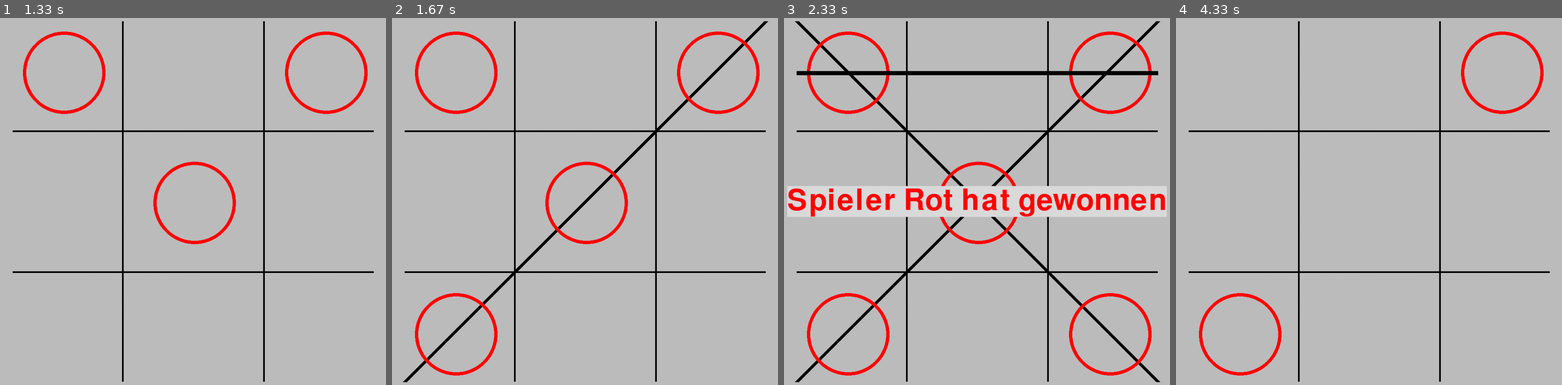
Above: before the commit, frames 1-4 (left to right).
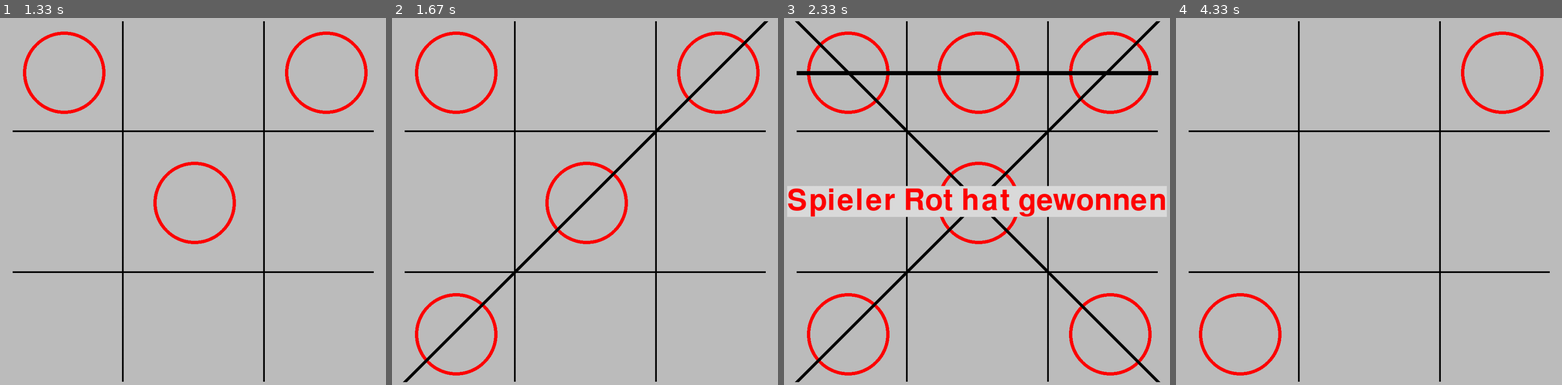
Above: after the commit, the same moments.

Repository: UnderTheLKW/pygame
Game: pygame game, started from tiktaktoe.py
The game is run twice, just before and just after one commit, with the same random seed, the same clock (stepped at 60 frames per second) and the same inputs.
Inputs (mouse positions are in pixels of both pictures, inside the frame that each line leads up to):
- Up to frame 1 (1.33 s): press the mouse at (193, 340) at 0.37 s; move the mouse to (239, 205) at 0.47 s; release the mouse at (285, 69) at 0.6 s; press the mouse at (331, 58) at 0.7 s; move the mouse to (193, 54) at 0.8 s; release the mouse at (54, 51) at 0.93 s; press the mouse at (193, 340) at 1.03 s; move the mouse to (177, 278) at 1.13 s; release the mouse at (162, 216) at 1.27 s
- Up to frame 2 (1.67 s): press the mouse at (723, 340) at 1.37 s; move the mouse to (608, 337) at 1.47 s; release the mouse at (492, 333) at 1.6 s
- Up to frame 3 (2.33 s): press the mouse at (977, 201) at 1.7 s; move the mouse to (1050, 241) at 1.8 s; release the mouse at (1127, 282) at 1.93 s; press the mouse at (834, 201) at 2.03 s; move the mouse to (930, 139) at 2.13 s; release the mouse at (1023, 76) at 2.27 s
- Up to frame 4 (4.33 s): press the mouse at (1226, 201) at 3.87 s; move the mouse to (1349, 161) at 3.97 s; release the mouse at (1469, 120) at 4.1 s; click (1268, 278) at 4.22 s

Frame 1 is identical in both runs. In frame 2, less than 0.1% of the frame differs, in the area x 8-92%, y 6-94%; in frame 3, 0.7%, in the area x 8-93%, y 3-95%; in frame 4, nothing differs.

Commit message:
kreise verschoben

Diff:
--- a/tiktaktoe.py
+++ b/tiktaktoe.py
@@ -48,7 +48,7 @@
      # Spielfeld
 
     game_field()
-
+    '''
     if board_state[0]:
         pygame.draw.circle(screen, red, [200, 200], 100, 8)
     if board_state[1]:
@@ -66,7 +66,7 @@
     if board_state[7]:
         pygame.draw.circle(screen, red, [516, 835], 100, 8)
     if board_state[8]:
-        pygame.draw.circle(screen, red, [835, 835], 100, 8)
+        pygame.draw.circle(screen, red, [835, 835], 100, 8)'''
 
     for event in pygame.event.get():
         if event.type == pygame.QUIT:
@@ -78,30 +78,39 @@
             if event.pos[0] < 341 and event.pos[1] <= 341:
                 print("1")
                 board_state[0] = True
+                pygame.draw.circle(screen, red, [200, 200], 100, 8)
             if event.pos[0] < 682 and event.pos[0] > 341 and event.pos[1] < 341 and event.pos[1] > 0:
                 print("2")
                 board_state[1] = True
+                pygame.draw.circle(screen, red, [516, 200], 100, 8)
             if event.pos[0] < 1024 and event.pos[0] > 682 and event.pos[1] < 341 and event.pos[1] > 0:
                 print("3")
                 board_state[2] = True
+                pygame.draw.circle(screen, red, [835, 200], 100, 8)
             if event.pos[0] < 341 and event.pos[0] > 0 and event.pos[1] < 682 and event.pos[1] > 341:
                 print("4")
                 board_state[3] = True
+                pygame.draw.circle(screen, red, [200, 516], 100, 8)
             if event.pos[0] < 682 and event.pos[0] > 341 and event.pos[1] < 682 and event.pos[1] > 341:
                 print("5")
                 board_state[4] = True
+                pygame.draw.circle(screen, red, [516, 516], 100, 8)
             if event.pos[0] < 1024 and event.pos[0] > 682 and event.pos[1] < 682 and event.pos[1] > 341:
                 print("6")
                 board_state[5] = True
+                pygame.draw.circle(screen, red, [835, 516], 100, 8)
             if event.pos[0] < 341 and event.pos[0] > 0 and event.pos[1] < 1024 and event.pos[1] > 682:
                 print("7")
                 board_state[6] = True
+                pygame.draw.circle(screen, red, [200, 835], 100, 8)
             if event.pos[0] < 682 and event.pos[0] > 341 and event.pos[1] < 1024 and event.pos[1] > 682:
                 print("8")
                 board_state[7] = True
+                pygame.draw.circle(screen, red, [516, 835], 100, 8)
             if event.pos[0] < 1024 and event.pos[0] > 682 and event.pos[1] < 1024 and event.pos[1] > 682:
                 print("9")
                 board_state[8] = True
+                pygame.draw.circle(screen, red, [835, 835], 100, 8)
             #wagerecht
             if board_state[0] and board_state[1] and board_state[2]:
                 pygame.draw.line(screen, black, [75, 200], [950, 200], 10)
@@ -128,8 +137,8 @@
                 pygame.draw.line(screen, black, [75, 75], [950, 950], 10)
             if board_state[2] and board_state[4] and board_state[6]:
                 pygame.draw.line(screen, black, [950, 75], [75, 950], 10)
-        if event.type == pygame.MOUSEBUTTONUP and event.button == right:
-            screen.fill("blue")
+        #if event.type == pygame.MOUSEBUTTONUP and event.button == right:
+            #screen.fill("blue")
 
     pygame.display.flip()
 #spiel Beenden
